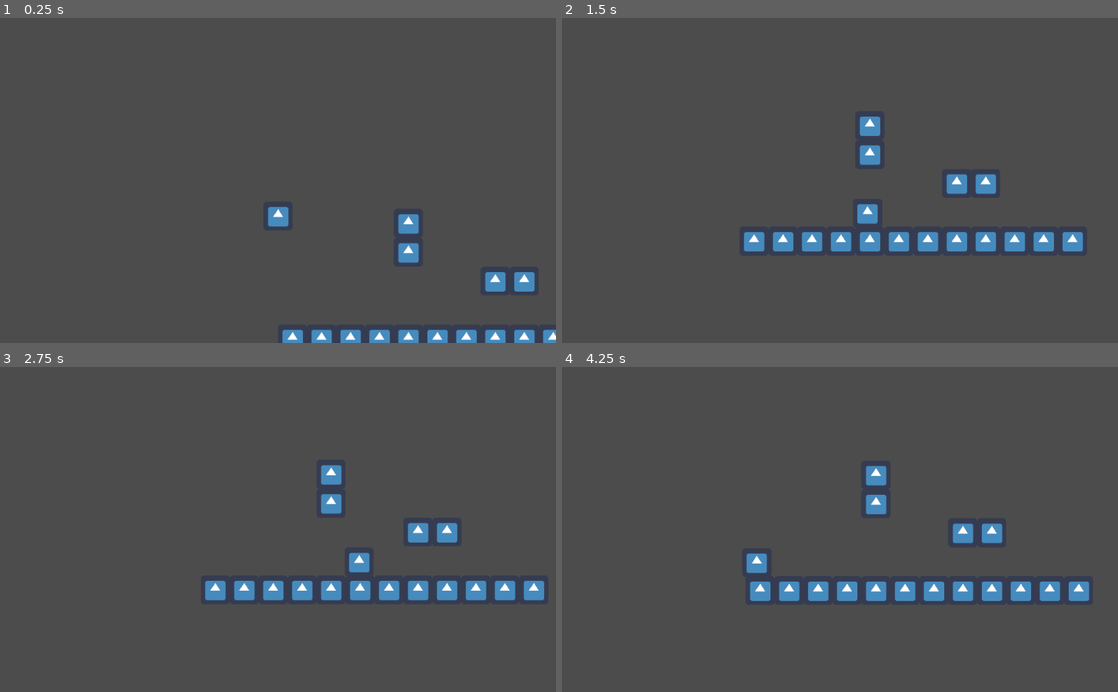
Above: before the commit, frames 1-4 (two rows, left to right).
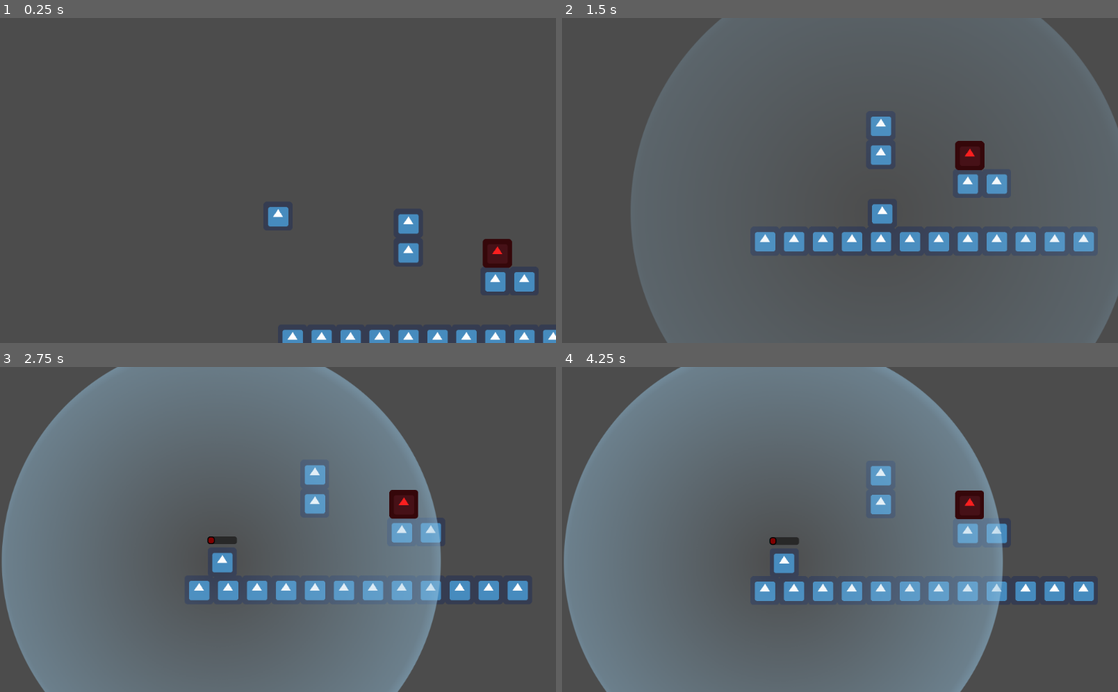
Above: after the commit, the same moments.

Repository: jhysek/ld43
Game: Godot game, scene res://Scenes/Game.tscn
The game is run twice, just before and just after one commit, with the same random seed, the same clock (stepped at 60 frames per second) and the same inputs. The engine's default icon, where the game draws it, is replaced by a stand-in: a white triangle on a blue panel in a dark square.
Inputs:
- Up to frame 1 (0.25 s): no input
- Up to frame 2 (1.5 s): tap Enter (ui_accept) at 0.5, 1.35 s; hold Right (ui_right) 0.53-1.28 s; hold Enter (ui_accept) 0.53-1.28 s; hold Left (ui_left) from 1.28 s (still down)
- Up to frame 3 (2.75 s): tap Enter (ui_accept) at 1.52, 1.82 s; release Left (ui_left) at 2.03 s; hold Right (ui_right) from 2.03 s (still down); hold Enter (ui_accept) from 2.03 s (still down)
- Up to frame 4 (4.25 s): release Right (ui_right) at 2.78 s; release Enter (ui_accept) at 2.78 s; hold Up (ui_up) 2.78-3.53 s; tap Enter (ui_accept) at 2.85, 3.02, 3.32 s; hold Left (ui_left) from 3.53 s (still down); hold Enter (ui_accept) from 3.53 s (still down)

The runs differ from the first frame. In frame 1, 0.5% of the frame differs, in the area x 86-93%, y 67-77%; in frame 2, 28%; in frame 3, 60%, in the area x 0-98%, y 0-100%; in frame 4, 60%.

Commit message:
Posessing enemies

Diff:
--- a/Components/Player/Player.gd
+++ b/Components/Player/Player.gd
@@ -4,8 +4,9 @@
 export var SPEED   = 30000
 export var JUMP_SPEED  = -950
 export var WALL_GRAVITY_THROTLING = 0.05
-
-var motion = Vector2(0,0)
+export var controlled = false
+export var can_fly = false
+export var can_shoot = false
 
 onready var ray_left = $BottomRayLeft
 onready var ray_right = $BottomRayRight
@@ -14,9 +15,63 @@
 onready var anim = $AnimationPlayer
 onready var sprite = $Sprite
 onready var game = get_node("/root/Game")
+onready var progress = $ProgressBar
+
+var motion = Vector2(0,0)
+var posessing = false
+var posess_timeout = 1
+var posessable_enemy
 
 func _ready():
 	set_physics_process(true)
+
+func start_posessing():
+	posessing = true
+	$PosessArea.monitoring = true
+	posess_timeout = -1
+	progress.value = 0
+	progress.max_value = 2000
+	anim.play('StartPosessing')
+
+
+func stop_posessing():
+	posessing = false
+	$PosessArea.monitoring = false
+	progress.hide()
+	anim.play('StopPosessing')
+
+
+func controlled_process(delta):
+	var in_air = !ray_left.is_colliding() and !ray_right.is_colliding()
+
+	if !posessing:
+		if not in_air and Input.is_action_pressed("ui_up"):
+			#anim.play("Jump")
+			#$Sfx/Jump.stop()
+			#$Sfx/Jump.play()
+			motion.y = JUMP_SPEED
+
+		if Input.is_action_pressed('ui_right'):
+#			if not in_air and anim.current_animation != "Run":
+#             anim.play("Run")
+			motion.x = min(motion.x + SPEED * delta, SPEED * delta)
+			sprite.flip_h = false
+
+		if Input.is_action_pressed('ui_left'):
+			motion.x = max(motion.x - SPEED * delta, -SPEED * delta)
+			sprite.flip_h = true
+
+		elif !Input.is_action_pressed('ui_right'):
+			motion.x = 0
+
+		if Input.is_action_pressed('ui_accept'):
+			start_posessing()
+	else:
+		motion.x = 0
+
+		if !Input.is_action_pressed('ui_accept'):
+			stop_posessing()
+
 
 func _physics_process(delta):
 	if game.paused:
@@ -24,24 +79,37 @@
 
 	motion.y += GRAVITY * delta
 
-	var in_air = !ray_left.is_colliding() and !ray_right.is_colliding()
+	if controlled:
+		controlled_process(delta)
 
-	if not in_air and Input.is_action_pressed("ui_up"):
-		#anim.play("Jump")
-		#$Sfx/Jump.stop()
-		#$Sfx/Jump.play()
-		motion.y = JUMP_SPEED
+		if posessing and posess_timeout >= 0:
+			if posessable_enemy:
+				posess_timeout -= delta
+				progress.value += delta * 1000
+				if progress.value >= progress.max_value:
+					posess_enemy()
+			else:
+				stop_posessing()
 
-	if Input.is_action_pressed('ui_right'):
-#		if not in_air and anim.current_animation != "Run":
-#             anim.play("Run")
-		motion.x = min(motion.x + SPEED * delta, SPEED * delta)
-		sprite.flip_h = false
+	motion = move_and_slide(motion)
 
-	if Input.is_action_pressed('ui_left'):
-		motion.x = max(motion.x - SPEED * delta, -SPEED * delta)
-		sprite.flip_h = true
 
-	elif !Input.is_action_pressed('ui_right'):
-		motion.x = 0
-	motion = move_and_slide(motion)
+func posess_enemy():
+	if posessable_enemy:
+		var cam = $Camera2D
+		remove_child(cam)
+		posessable_enemy.add_child(cam)
+		posessable_enemy.remove_from_group("Posessable")
+		add_to_group("Posessable")
+		stop_posessing()
+		cam.position = Vector2(0,0)
+		posessable_enemy.controlled = true
+		controlled = false
+		# die
+
+func _on_PosessArea_body_entered(body):
+	if body.is_in_group("Posessable"):
+		posessable_enemy = body
+		progress.show()
+		posess_timeout = 2
+		print(body)
--- a/Components/Player/Player.tscn
+++ b/Components/Player/Player.tscn
@@ -1,24 +1,212 @@
-[gd_scene load_steps=4 format=2]
+[gd_scene load_steps=15 format=2]
 
 [ext_resource path="res://Components/Player/Player.gd" type="Script" id=1]
 [ext_resource path="res://icon.png" type="Texture" id=2]
+[ext_resource path="res://Assets/circle.png" type="Texture" id=3]
 
 [sub_resource type="RectangleShape2D" id=1]
 
 custom_solver_bias = 0.0
 extents = Vector2( 31.4887, 31.7365 )
 
-[node name="Player" type="KinematicBody2D" index="0"]
+[sub_resource type="Animation" id=2]
+
+resource_name = "Die"
+length = 1.0
+loop = false
+step = 0.1
+
+[sub_resource type="Animation" id=3]
+
+resource_name = "Idle"
+length = 1.0
+loop = false
+step = 0.1
+
+[sub_resource type="Animation" id=4]
+
+resource_name = "Jump"
+length = 1.0
+loop = false
+step = 0.1
+
+[sub_resource type="Animation" id=8]
+
+resource_name = "StartPosessing"
+length = 1.0
+loop = false
+step = 0.1
+tracks/0/type = "value"
+tracks/0/path = NodePath("PosessArea:modulate")
+tracks/0/interp = 1
+tracks/0/loop_wrap = true
+tracks/0/imported = false
+tracks/0/enabled = true
+tracks/0/keys = {
+"times": PoolRealArray( 0, 0.4 ),
+"transitions": PoolRealArray( 0.662453, 1 ),
+"update": 0,
+"values": [ Color( 1, 1, 1, 0 ), Color( 1, 1, 1, 1 ) ]
+}
+tracks/1/type = "value"
+tracks/1/path = NodePath("PosessArea/CollisionShape2D:shape:radius")
+tracks/1/interp = 1
+tracks/1/loop_wrap = true
+tracks/1/imported = false
+tracks/1/enabled = true
+tracks/1/keys = {
+"times": PoolRealArray( 0, 1 ),
+"transitions": PoolRealArray( 0.25, 1 ),
+"update": 0,
+"values": [ 10.0, 493.0 ]
+}
+tracks/2/type = "value"
+tracks/2/path = NodePath("PosessArea/Sprite:scale")
+tracks/2/interp = 1
+tracks/2/loop_wrap = true
+tracks/2/imported = false
+tracks/2/enabled = true
+tracks/2/keys = {
+"times": PoolRealArray( 0, 1 ),
+"transitions": PoolRealArray( 0.25, 1 ),
+"update": 0,
+"values": [ Vector2( 0.02, 0.02 ), Vector2( 1, 1 ) ]
+}
+
+[sub_resource type="Animation" id=9]
+
+resource_name = "StopPosessing"
+length = 1.0
+loop = false
+step = 0.1
+tracks/0/type = "value"
+tracks/0/path = NodePath("PosessArea:modulate")
+tracks/0/interp = 1
+tracks/0/loop_wrap = true
+tracks/0/imported = false
+tracks/0/enabled = true
+tracks/0/keys = {
+"times": PoolRealArray( 0, 0.4 ),
+"transitions": PoolRealArray( 0.25, 1 ),
+"update": 0,
+"values": [ Color( 1, 1, 1, 1 ), Color( 1, 1, 1, 0 ) ]
+}
+tracks/1/type = "value"
+tracks/1/path = NodePath("PosessArea/CollisionShape2D:shape:radius")
+tracks/1/interp = 1
+tracks/1/loop_wrap = true
+tracks/1/imported = false
+tracks/1/enabled = true
+tracks/1/keys = {
+"times": PoolRealArray( 0, 0.4 ),
+"transitions": PoolRealArray( 1, 1 ),
+"update": 0,
+"values": [ 493.0, 10.0 ]
+}
+tracks/2/type = "value"
+tracks/2/path = NodePath("PosessArea/Sprite:scale")
+tracks/2/interp = 1
+tracks/2/loop_wrap = true
+tracks/2/imported = false
+tracks/2/enabled = true
+tracks/2/keys = {
+"times": PoolRealArray( 0, 0.5 ),
+"transitions": PoolRealArray( 1, 1 ),
+"update": 0,
+"values": [ Vector2( 1, 1 ), Vector2( 2, 2 ) ]
+}
+
+[sub_resource type="Animation" id=5]
+
+resource_name = "Walk"
+length = 1.0
+loop = false
+step = 0.1
+
+[sub_resource type="CircleShape2D" id=6]
+
+custom_solver_bias = 0.0
+radius = 10.0
+
+[sub_resource type="CanvasItemMaterial" id=7]
+
+render_priority = 0
+blend_mode = 0
+light_mode = 0
+
+[sub_resource type="StyleBoxFlat" id=10]
+
+content_margin_left = -1.0
+content_margin_right = -1.0
+content_margin_top = -1.0
+content_margin_bottom = -1.0
+bg_color = Color( 0.503906, 0, 0, 1 )
+draw_center = true
+border_width_left = 2
+border_width_top = 2
+border_width_right = 2
+border_width_bottom = 2
+border_color = Color( 0, 0, 0, 1 )
+border_blend = false
+corner_radius_top_left = 5
+corner_radius_top_right = 5
+corner_radius_bottom_right = 5
+corner_radius_bottom_left = 5
+corner_detail = 8
+expand_margin_left = 0.0
+expand_margin_right = 0.0
+expand_margin_top = 0.0
+expand_margin_bottom = 0.0
+shadow_color = Color( 0, 0, 0, 0.6 )
+shadow_size = 0
+anti_aliasing = true
+anti_aliasing_size = 1
+_sections_unfolded = [ "Border", "Border Width", "Corner Radius" ]
+
+[sub_resource type="StyleBoxFlat" id=11]
+
+content_margin_left = -1.0
+content_margin_right = -1.0
+content_margin_top = -1.0
+content_margin_bottom = -1.0
+bg_color = Color( 0.160156, 0.160156, 0.160156, 1 )
+draw_center = true
+border_width_left = 0
+border_width_top = 0
+border_width_right = 0
+border_width_bottom = 0
+border_color = Color( 0.8, 0.8, 0.8, 1 )
+border_blend = false
+corner_radius_top_left = 5
+corner_radius_top_right = 5
+corner_radius_bottom_right = 5
+corner_radius_bottom_left = 5
+corner_detail = 8
+expand_margin_left = 0.0
+expand_margin_right = 0.0
+expand_margin_top = 0.0
+expand_margin_bottom = 0.0
+shadow_color = Color( 0, 0, 0, 0.6 )
+shadow_size = 0
+anti_aliasing = true
+anti_aliasing_size = 1
+_sections_unfolded = [ "Corner Radius" ]
+
+[node name="Player" type="KinematicBody2D"]
 
 input_pickable = false
-collision_layer = 1
-collision_mask = 1
+collision_layer = 33
+collision_mask = 33
 collision/safe_margin = 0.08
 script = ExtResource( 1 )
+_sections_unfolded = [ "Collision" ]
 GRAVITY = 2400
 SPEED = 30000
 JUMP_SPEED = -950
 WALL_GRAVITY_THROTLING = 0.05
+controlled = false
+can_fly = false
+can_shoot = false
 
 [node name="Sprite" type="Sprite" parent="." index="0"]
 
@@ -60,4 +248,70 @@
 playback_process_mode = 1
 playback_default_blend_time = 0.0
 playback_speed = 1.0
+anims/Die = SubResource( 2 )
+anims/Idle = SubResource( 3 )
+anims/Jump = SubResource( 4 )
+anims/StartPosessing = SubResource( 8 )
+anims/StopPosessing = SubResource( 9 )
+anims/Walk = SubResource( 5 )
 blend_times = [  ]
+
+[node name="PosessArea" type="Area2D" parent="." index="6"]
+
+modulate = Color( 1, 1, 1, 0 )
+input_pickable = true
+gravity_vec = Vector2( 0, 1 )
+gravity = 98.0
+linear_damp = 0.1
+angular_damp = 1.0
+monitoring = false
+monitorable = false
+collision_layer = 32
+collision_mask = 32
+audio_bus_override = false
+audio_bus_name = "Master"
+_sections_unfolded = [ "Collision", "Material", "Transform", "Visibility" ]
+
+[node name="CollisionShape2D" type="CollisionShape2D" parent="PosessArea" index="0"]
+
+shape = SubResource( 6 )
+_sections_unfolded = [ "Transform" ]
+
+[node name="Sprite" type="Sprite" parent="PosessArea" index="1"]
+
+modulate = Color( 0.585373, 0.766651, 0.886719, 0.541412 )
+material = SubResource( 7 )
+scale = Vector2( 0.02, 0.02 )
+texture = ExtResource( 3 )
+_sections_unfolded = [ "Material", "Transform", "Visibility" ]
+
+[node name="ProgressBar" type="ProgressBar" parent="." index="7"]
+
+visible = false
+anchor_left = 0.0
+anchor_top = 0.0
+anchor_right = 0.0
+anchor_bottom = 0.0
+margin_left = -32.0
+margin_top = -56.0
+margin_right = 32.0
+margin_bottom = -40.0
+rect_pivot_offset = Vector2( 0, 0 )
+rect_clip_content = false
+mouse_filter = 0
+mouse_default_cursor_shape = 0
+size_flags_horizontal = 1
+size_flags_vertical = 0
+custom_styles/fg = SubResource( 10 )
+custom_styles/bg = SubResource( 11 )
+min_value = 0.0
+max_value = 100.0
+step = 1.0
+page = 0.0
+value = 50.0
+exp_edit = false
+rounded = false
+percent_visible = false
+_sections_unfolded = [ "Percent", "Visibility", "custom_colors", "custom_styles" ]
+
+[connection signal="body_entered" from="PosessArea" to="." method="_on_PosessArea_body_entered"]
--- a/Scenes/Game.tscn
+++ b/Scenes/Game.tscn
@@ -4,7 +4,7 @@
 [ext_resource path="res://Assets/tileset.tres" type="TileSet" id=2]
 [ext_resource path="res://Components/Player/Player.tscn" type="PackedScene" id=3]
 
-[node name="Game" type="Node2D"]
+[node name="Game" type="Node2D" index="0"]
 
 script = ExtResource( 1 )
 
@@ -30,7 +30,7 @@
 
 [node name="Player" parent="." index="1" instance=ExtResource( 3 )]
 
-WALL_GRAVITY_THROTLING = 0.05
+controlled = true
 
 [node name="Camera2D" type="Camera2D" parent="Player" index="5"]
 
@@ -57,3 +57,11 @@
 editor_draw_limits = false
 editor_draw_drag_margin = false
 _sections_unfolded = [ "Smoothing" ]
+
+[node name="Enemy" parent="." index="2" groups=[
+"Posessable",
+] instance=ExtResource( 3 )]
+
+modulate = Color( 0.988281, 0.123535, 0.123535, 1 )
+position = Vector2( 484.631, 131.95 )
+_sections_unfolded = [ "Collision", "Material", "Visibility" ]
--- a/Scripts/Game.gd
+++ b/Scripts/Game.gd
@@ -1,6 +1,7 @@
 extends Node2D
 
 var paused = false
+onready var camera = $Player/Player/Camera2D
 
 func _ready():
 	# Called every time the node is added to the scene.
Binary file added: Assets/circle.png
Not shown, added: Assets/circle.png.import
Binary file added: Assets/light.png
Not shown, added: Assets/light.png.import
Binary file added: Assets/spiral.png
Not shown, added: Assets/spiral.png.import
